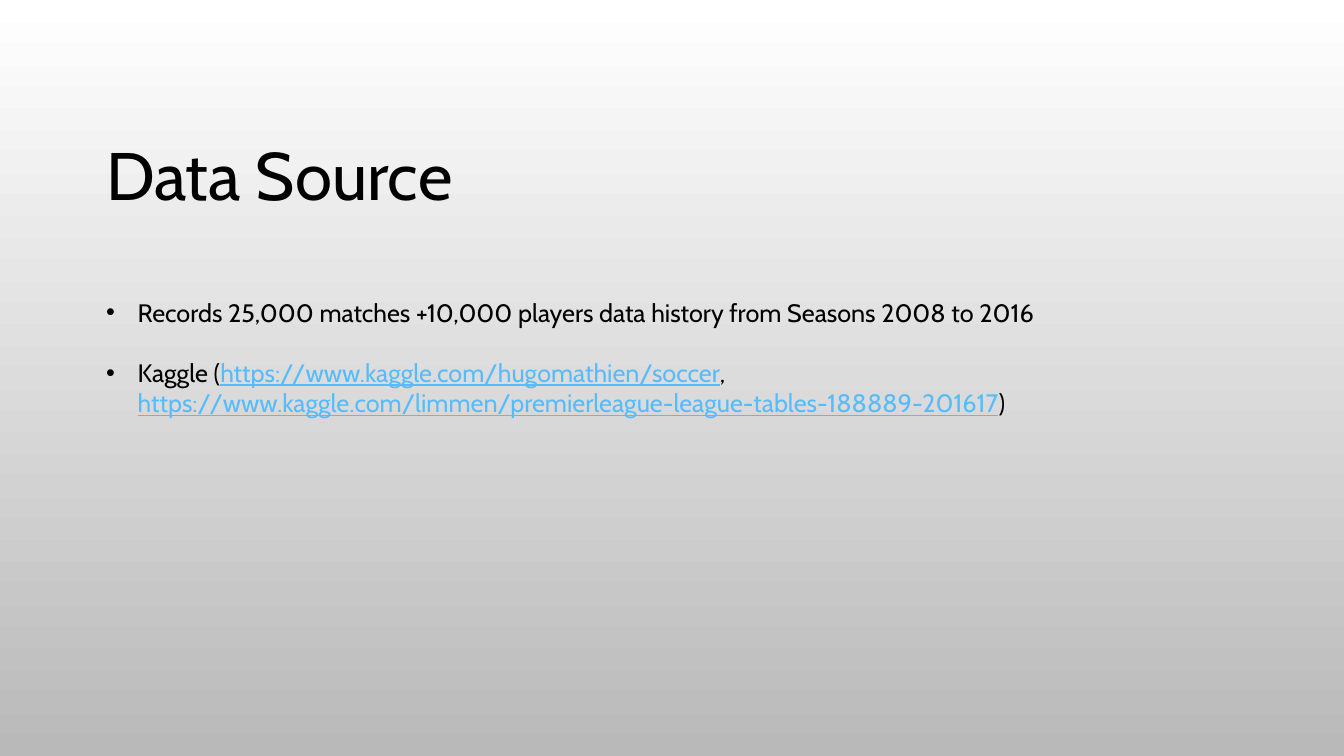
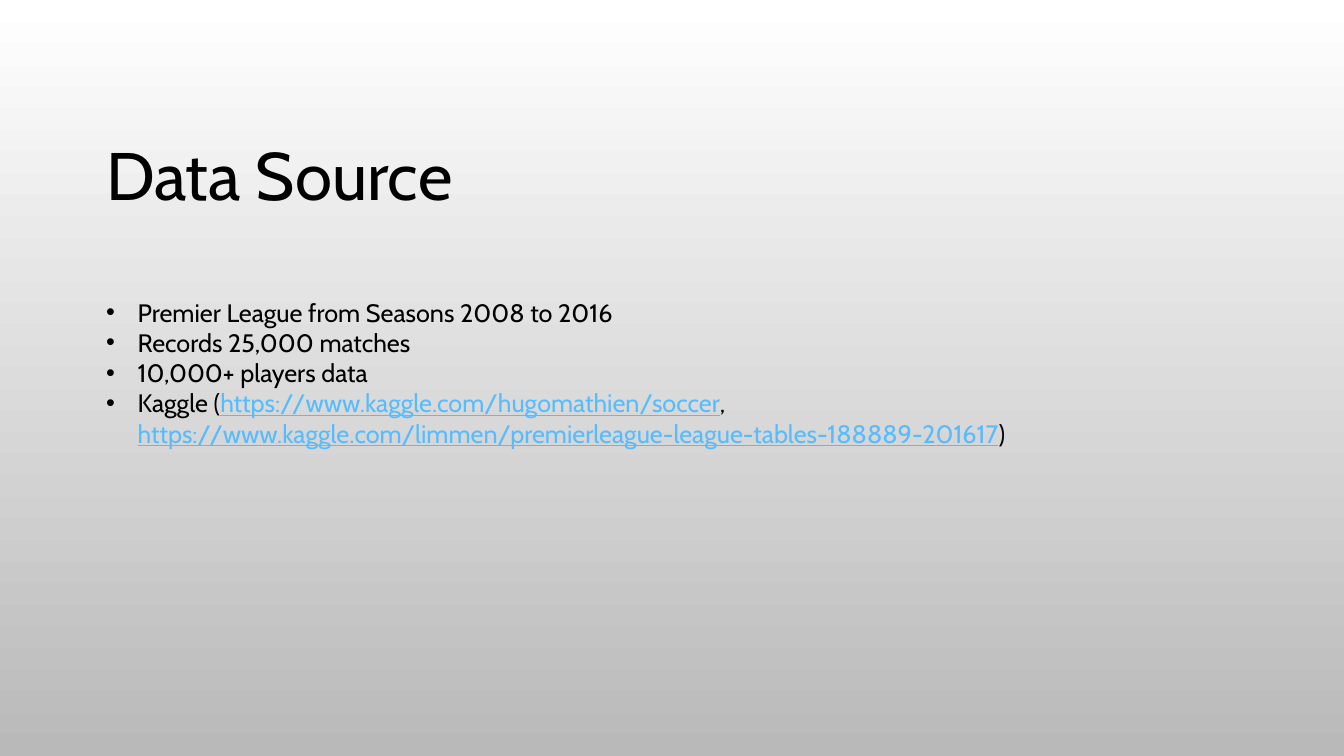
Before and after one commit to yingy4/scalafinal, a slide deck: slide 5 of Planning Presentation - Group 07.pptx. Drawn at 1344x756 pixels with LibreOffice and Linux fonts; fonts in the diff are those of the drawing; background and template pictures are left out. Boxes give left, top, right and bottom in pixels: in the first picture for what was removed or moved away, otherwise in the second. Text is boxed around its words. In the diff, an @@ line names an element or a change of style, - is before the commit and + after.

```diff
--- a/Planning Presentation - Group 07.pptx
+++ b/Planning Presentation - Group 07.pptx
@@ text at [138, 303, 612, 388]: text changed @@
-• Records 25,000 matches +10,000 players data history from Seasons 2008 to 2016
+• Premier League from Seasons 2008 to 2016
+• Records 25,000 matches
+• 10,000+ players data
```
Also in this commit, not shown: 2 other slides changed.
